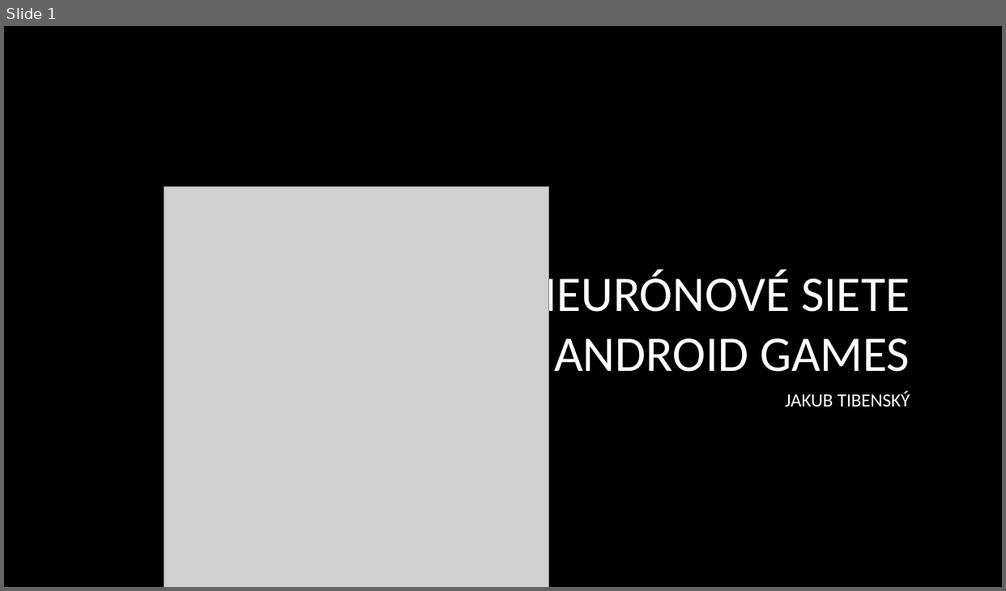
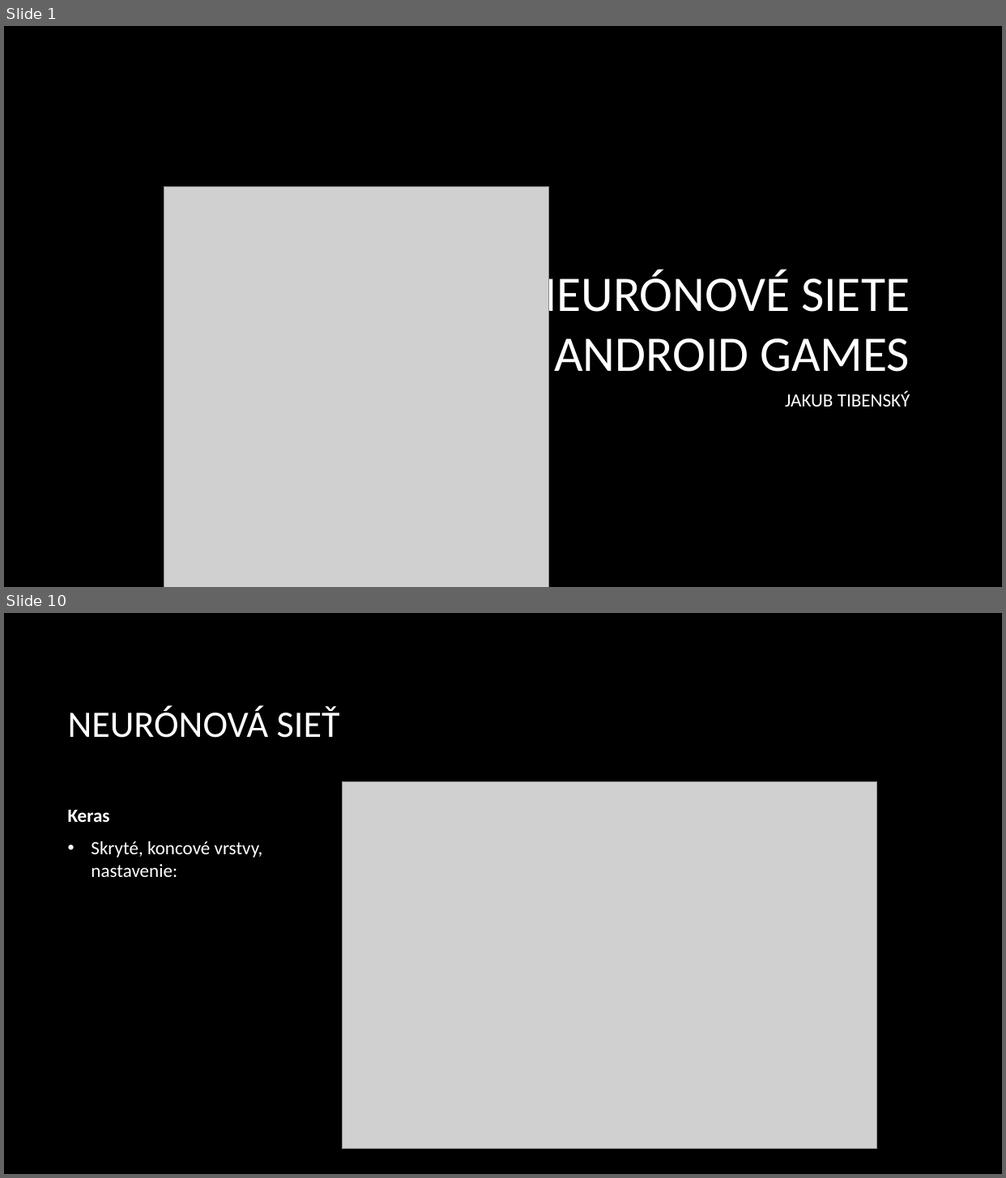
Before and after one commit to SorinMarkov01/Neur-nov-siete-NS, a slide deck: Jakub Tibenský - Android Games.pptx. Shown one above the other, each under a label of ours: slide 1 before the commit, slides 1 and 10 after it; the slides between them are not shown. The pictures are 1006x591 and 1006x1178 pixels, drawn with LibreOffice and Linux fonts; fonts in the diff are those of the drawing; grey boxes stand for pictures; background and template pictures are left out. Boxes give left, top, right and bottom in pixels: in the first picture for what was removed or moved away, otherwise in the second. Text is boxed around its words. In the diff, an @@ line names an element or a change of style, - is before the commit and + after.

Commit message:
Final - Keras
Dokončenie časti neurónových sieti + zdroje.

```diff
--- a/Jakub Tibenský - Android Games.pptx
+++ b/Jakub Tibenský - Android Games.pptx
@@ slide 10 added at (x1=4, y1=613, x2=1002, y2=1174), background picture (left out) @@
@@ title added at (x1=68, y1=706, x2=340, y2=738), 36 pt, text #FFFFFF @@
+NEURÓNOVÁ SIEŤ
@@ picture added at (x1=342, y1=782, x2=876, y2=1149) @@
@@ text added at (x1=68, y1=810, x2=263, y2=877), 18 pt, text #FFFFFF @@
+Keras
+• Skryté, koncové vrstvy, nastavenie:
```
Also in this commit, not shown: 3 slides changed, 13 other slides added, 6 slides removed.
